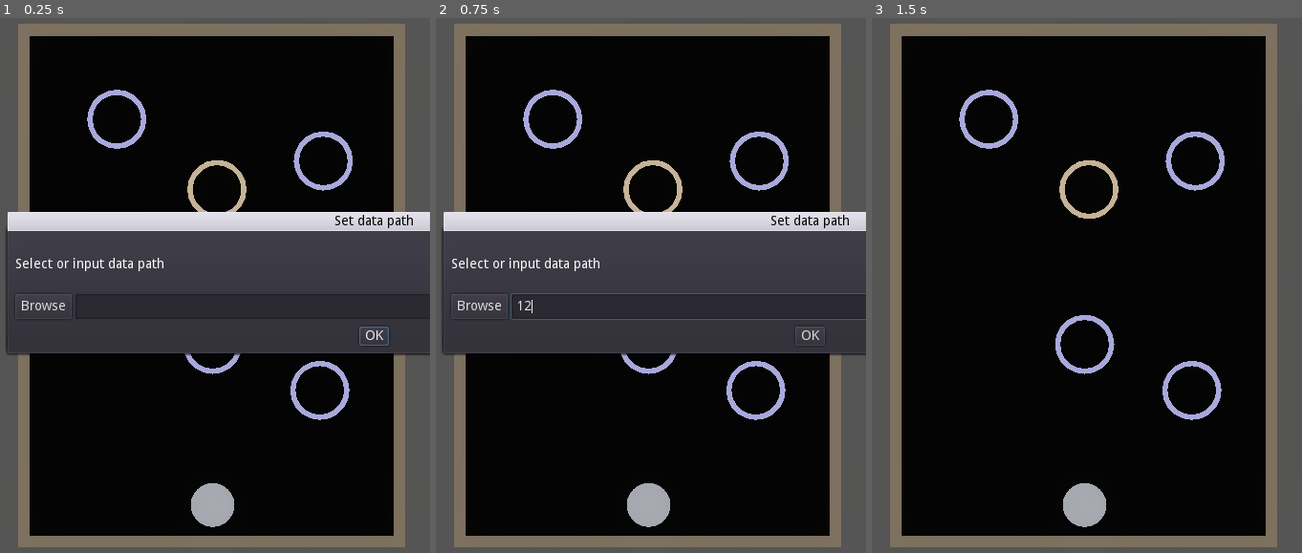
Above: before the commit, frames 1-3 (left to right).
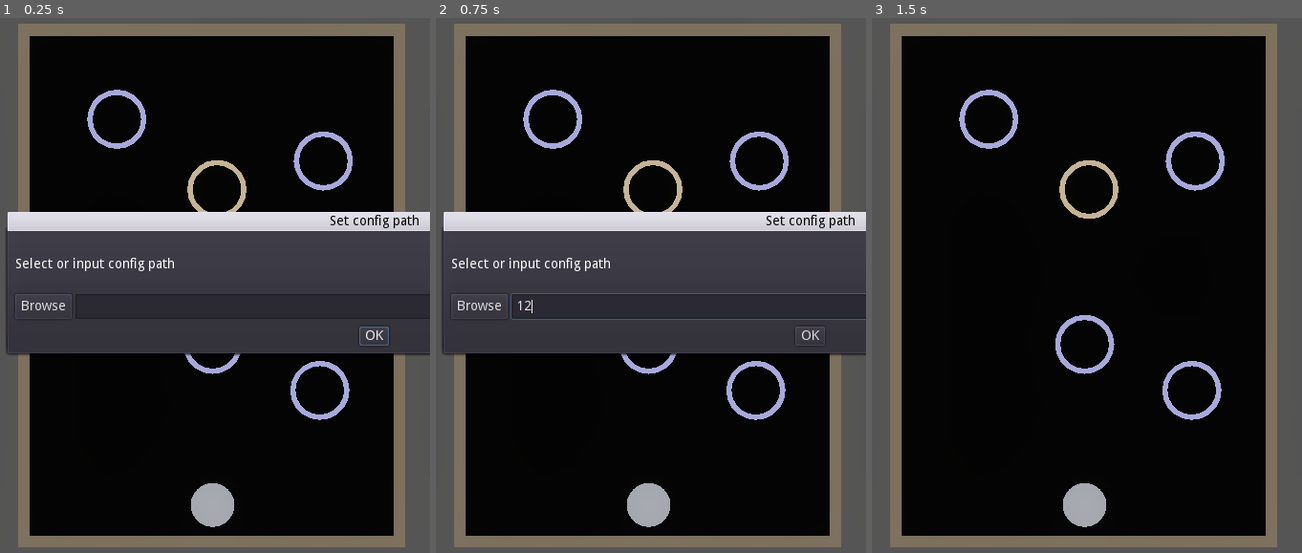
Above: after the commit, the same moments.

Repository: ZhekaHauska/pinball
Game: Godot game, scene res://scenes/Env.tscn
Two runs of this game, one before a commit and one after it. Both use one fixed random seed, a clock stepped at 60 frames per second and the inputs below.
Inputs (mouse positions are in pixels of both pictures, inside the frame that each line leads up to):
- Up to frame 1 (0.25 s): no input
- Up to frame 2 (0.75 s): click (840, 306) at 0.52 s; type "12" at 0.6 s
- Up to frame 3 (1.5 s): click "OK" at 1.25 s

The runs differ from the first frame. In frame 1, 0.4% of the frame differs, in the area x 26-98%, y 36-48%; in frame 2, 0.4%; in frame 3, nothing differs.

Commit message:
shutdown environment if connection is failed

Diff:
--- a/scenes/Env.tscn
+++ b/scenes/Env.tscn
@@ -141,6 +141,7 @@
 mouse_filter = 2
 
 [node name="Settings" type="AcceptDialog" parent="GUI"]
+visible = true
 anchor_left = 0.5
 anchor_top = 0.5
 anchor_right = 0.5
@@ -151,7 +152,7 @@
 margin_bottom = 64.0001
 size_flags_horizontal = 0
 size_flags_vertical = 0
-window_title = "Set data path"
+window_title = "Set config path"
 script = ExtResource( 6 )
 
 [node name="VBoxContainer" type="VBoxContainer" parent="GUI/Settings"]
@@ -167,7 +168,7 @@
 margin_bottom = 54.0
 size_flags_horizontal = 3
 size_flags_vertical = 3
-text = "Select or input data path"
+text = "Select or input config path"
 valign = 1
 
 [node name="PathContainer" type="HBoxContainer" parent="GUI/Settings/VBoxContainer"]
--- a/scripts/Env.gd
+++ b/scripts/Env.gd
@@ -55,7 +55,10 @@
 	else:
 		print('connection failed')
 
-		$GUI/Settings.popup()
+		if not VisualServer.render_loop_enabled:
+			get_tree().quit()
+		else:
+			$GUI/Settings.popup()
 
 func _input(event):
 	if Input.is_action_just_pressed("reset"):
